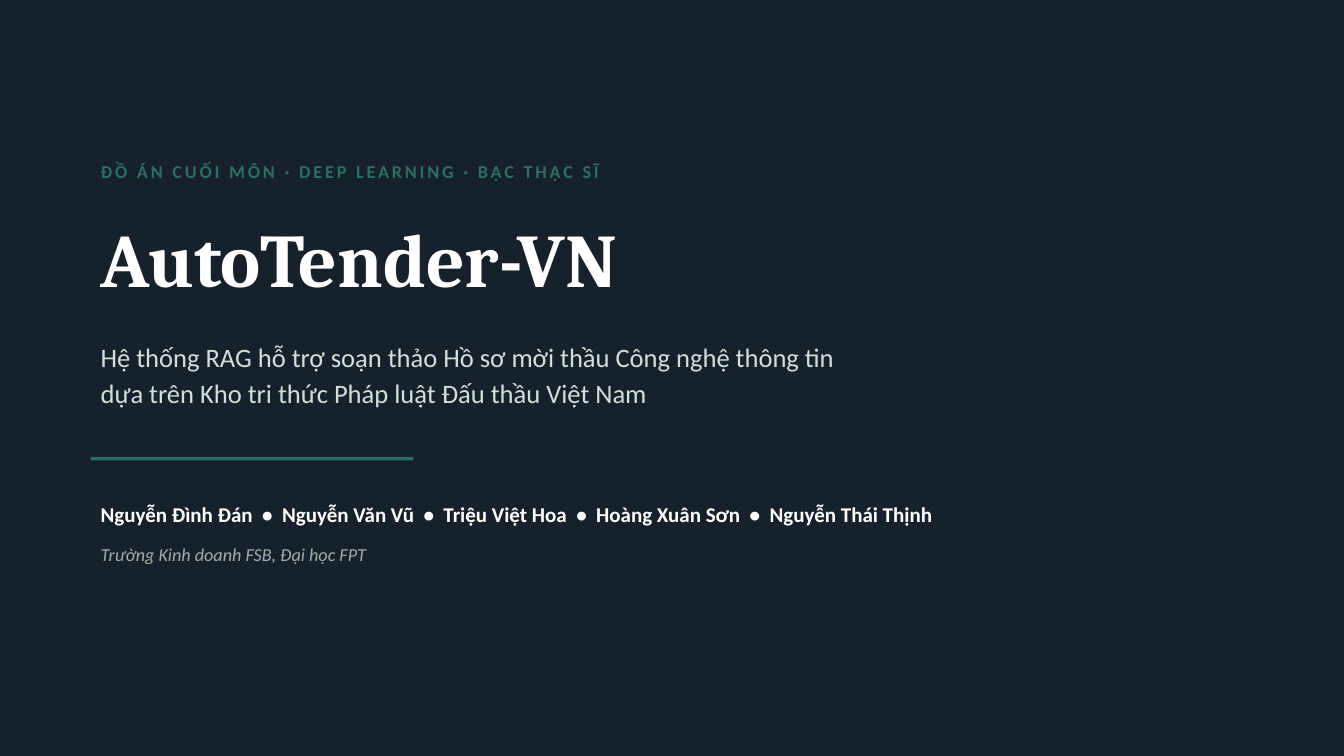
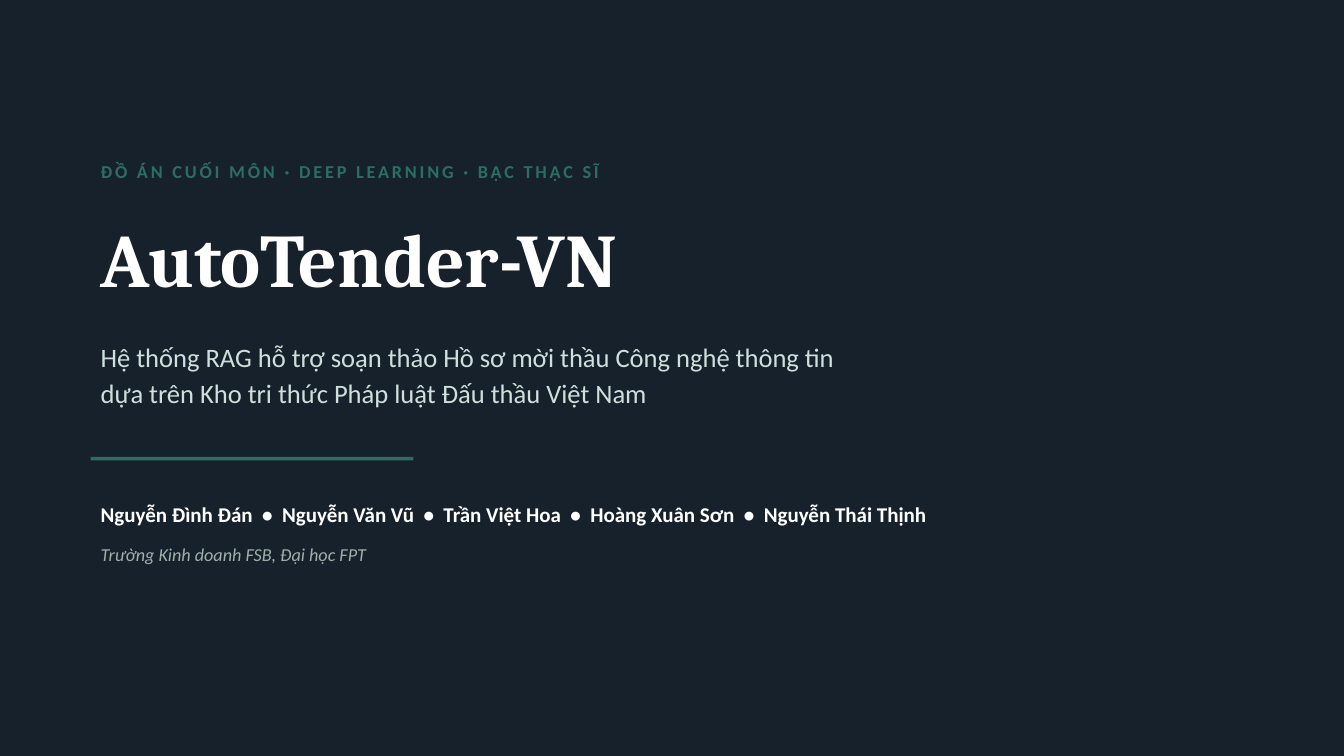
Before and after one commit to dannd/autotender-vn, a slide deck: slide 1 of docs/AutoTender-VN_Slides.pptx. Drawn at 1344x756 pixels with LibreOffice and Linux fonts; fonts in the diff are those of the drawing. Boxes give left, top, right and bottom in pixels: in the first picture for what was removed or moved away, otherwise in the second. Text is boxed around its words. In the diff, an @@ line names an element or a change of style, - is before the commit and + after.

```diff
--- a/docs/AutoTender-VN_Slides.pptx
+++ b/docs/AutoTender-VN_Slides.pptx
@@ text at (101,504,926,526): text changed @@
-Nguyễn Đình Đán • Nguyễn Văn Vũ • Triệu Việt Hoa • Hoàng Xuân Sơn • Nguyễn Thái Thịnh
+Nguyễn Đình Đán • Nguyễn Văn Vũ • Trần Việt Hoa • Hoàng Xuân Sơn • Nguyễn Thái Thịnh
```
Also in this commit, not shown: 3 other slides changed, 1 other file.
